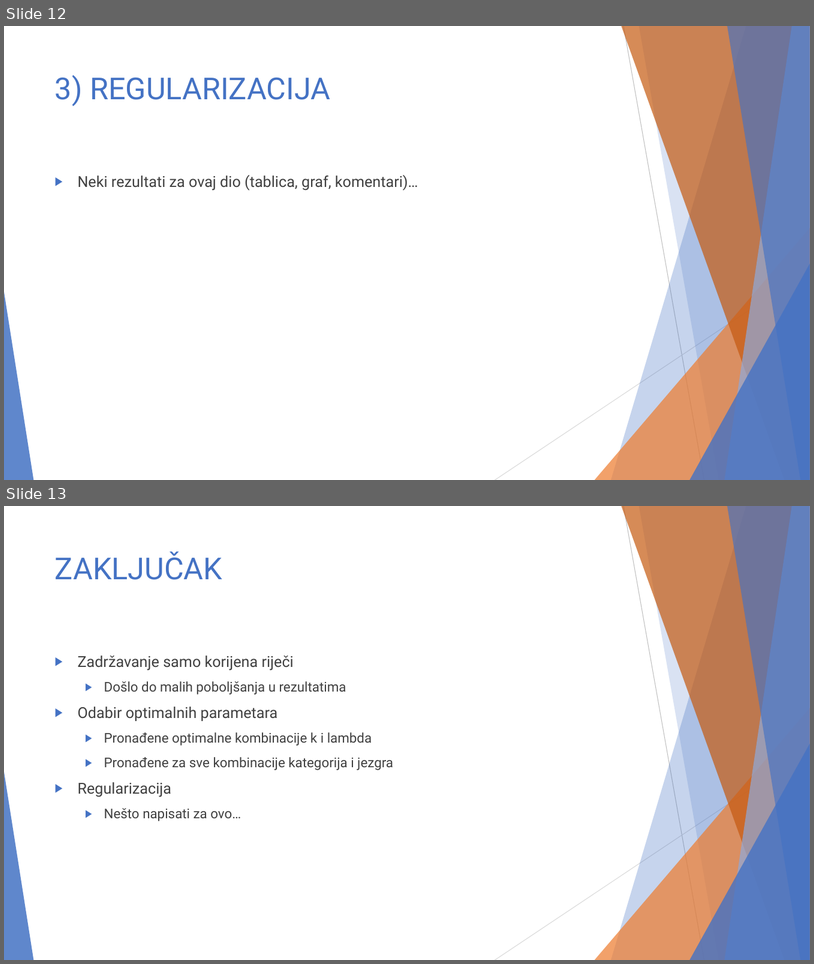
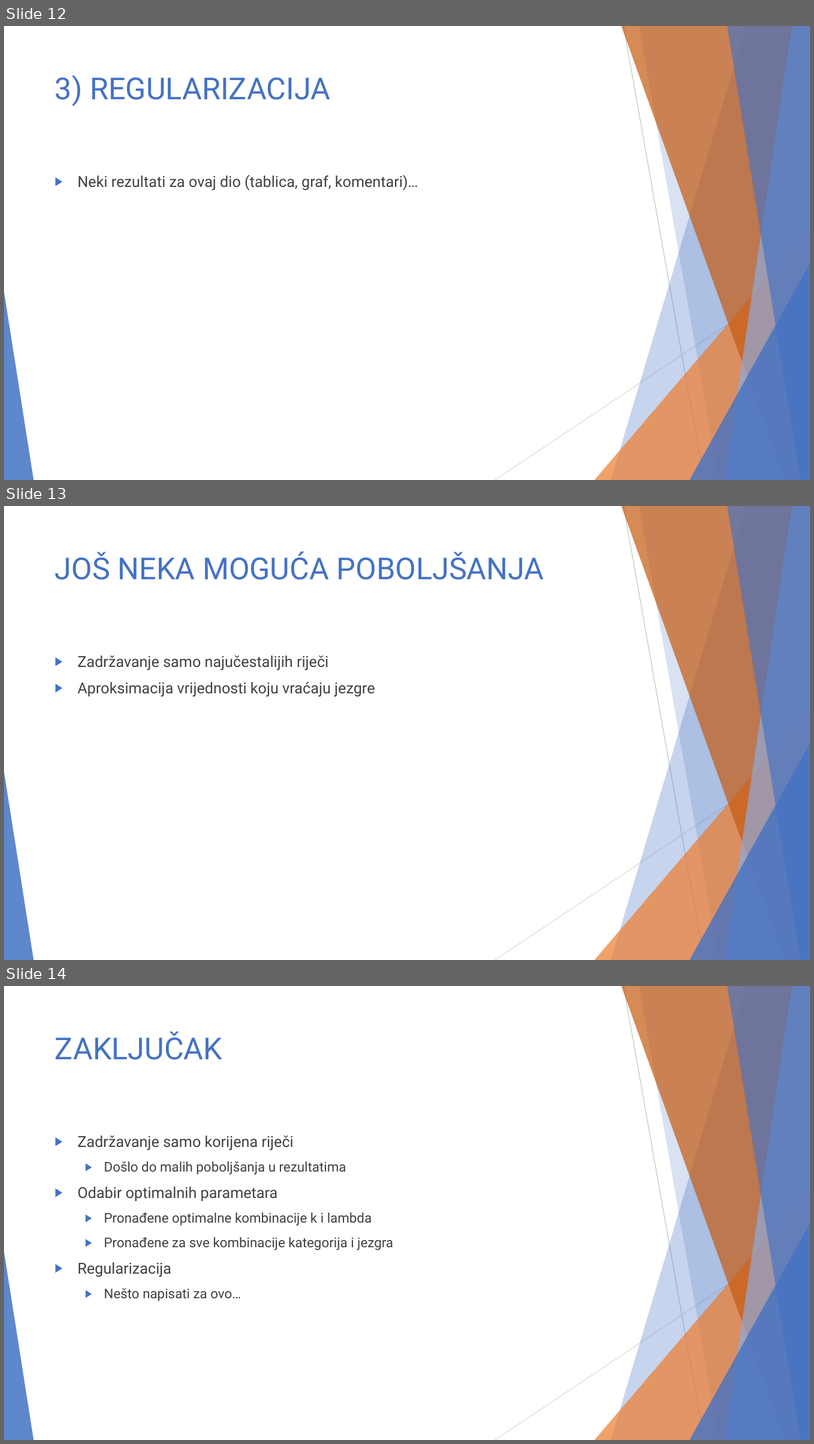
Before and after one commit to majajuric/UUZOP-Text-Classification-using-String-Kernels, a slide deck: UZOP_prezentacija.pptx. Shown one above the other, each under a label of ours: slides 12 and 13 before the commit, slides 12, 13 and 14 after it. The pictures are 814x964 and 814x1444 pixels, drawn with LibreOffice and Linux fonts; fonts in the diff are those of the drawing. Boxes give left, top, right and bottom in pixels: in the first picture for what was removed or moved away, otherwise in the second. Text is boxed around its words. In the diff, an @@ line names an element or a change of style, - is before the commit and + after.

Commit message:
dodano još mogućih poboljšanja

```diff
--- a/UZOP_prezentacija.pptx
+++ b/UZOP_prezentacija.pptx
@@ slide 13 added at (4,506,810,960), background #FFFFFF; not listed: 10 template elements that a slide beside it also shows @@
@@ title added at (55,552,545,580), 36 pt, text #4472C4 @@
+JOŠ NEKA MOGUĆA POBOLJŠANJA
@@ text added at (78,655,375,697), 18 pt, text #404040 @@
+▶ Zadržavanje samo najučestalijih riječi
+▶ Aproksimacija vrijednosti koju vraćaju jezgre
@@ what was slide 13 is now slide 14 @@
```
